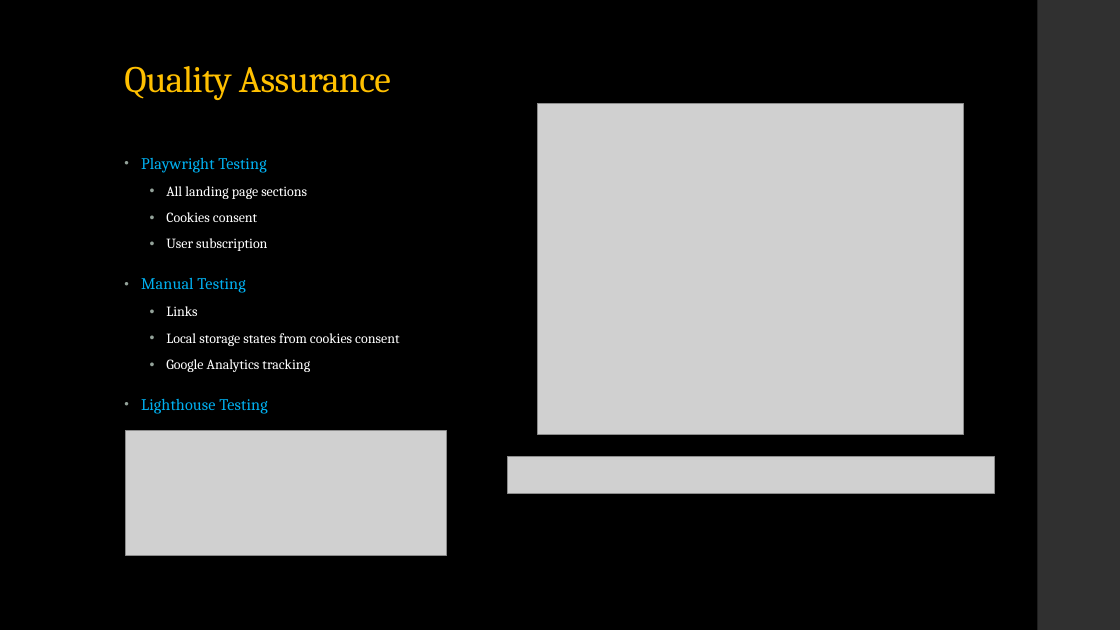
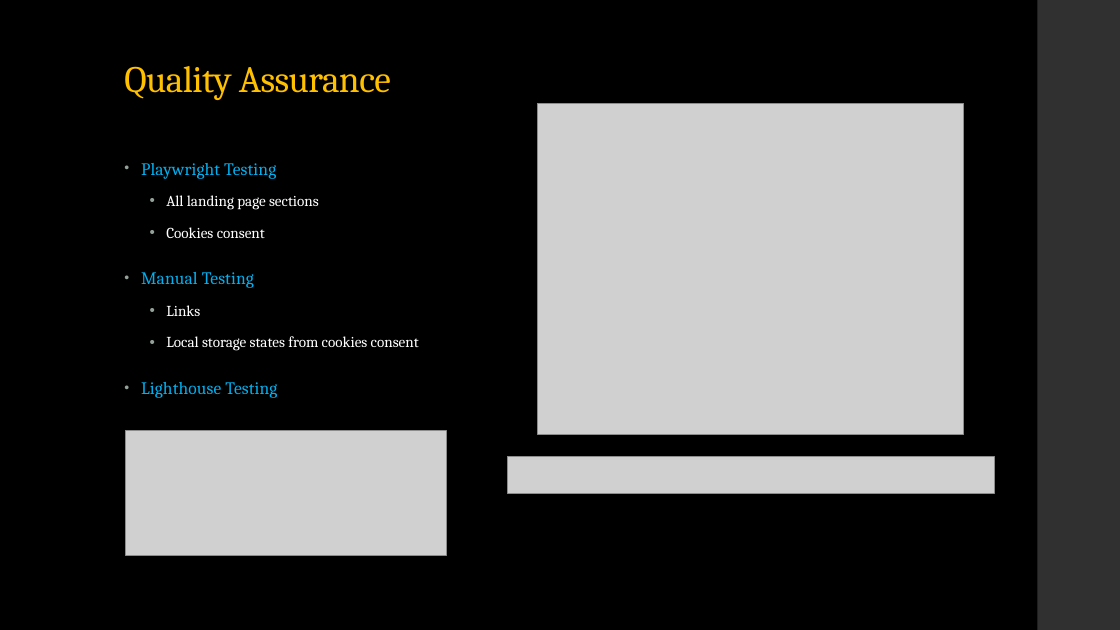
Before and after one commit to Tbyrne22/deli_final_project, a slide deck: slide 11 of IS601_Expeditions-deli.pptx (slide 10 before the commit). Drawn at 1120x630 pixels with LibreOffice and Linux fonts; fonts in the diff are those of the drawing; grey boxes stand for pictures. Boxes give left, top, right and bottom in pixels: in the first picture for what was removed or moved away, otherwise in the second. Text is boxed around its words. In the diff, an @@ line names an element or a change of style, - is before the commit and + after.

```diff
--- a/IS601_Expeditions-deli.pptx
+++ b/IS601_Expeditions-deli.pptx
@@ text "Playwright Testing" at [141,163,419,398]: size 13.9 to 15 pt in "Playwright Testing", "Manual Testing", "Lighthouse Testing"; size 12 to 13 pt in "All landing page sections", "Cookies consent", "Links", "Local storage states from cookies consent"; line spacing 0.94 to 1.14 @@
@@ text at [166,238,267,251]: paragraph removed @@
-  • User subscription
@@ text at [166,359,310,372]: paragraph removed @@
-  • Google Analytics tracking
```
Also in this commit, not shown: 3 other slides changed, 1 slide added, 1 other file.
